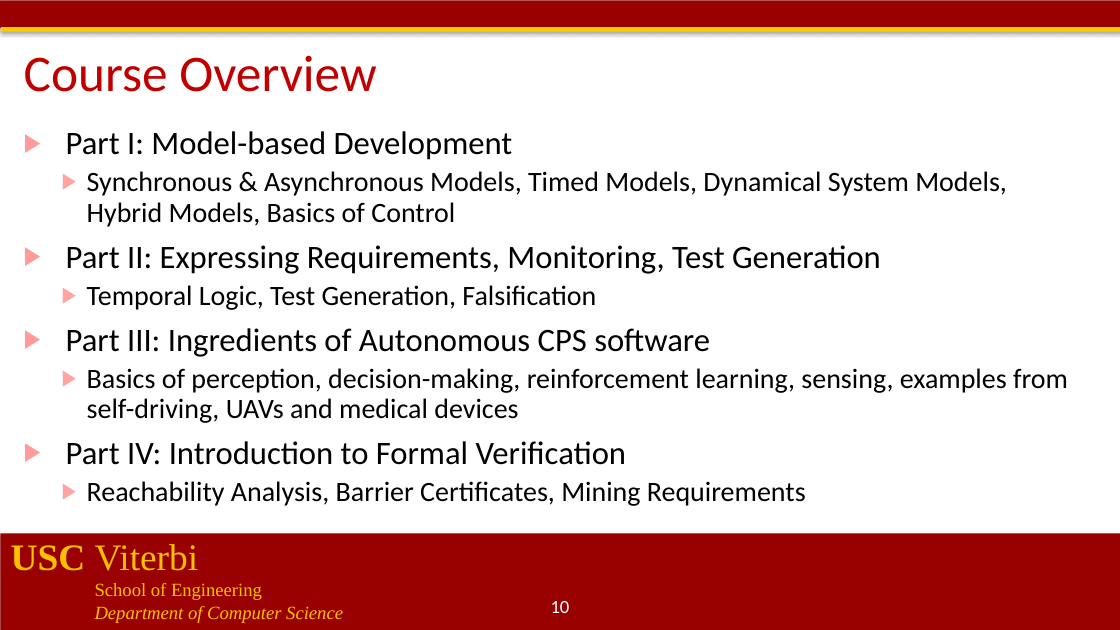
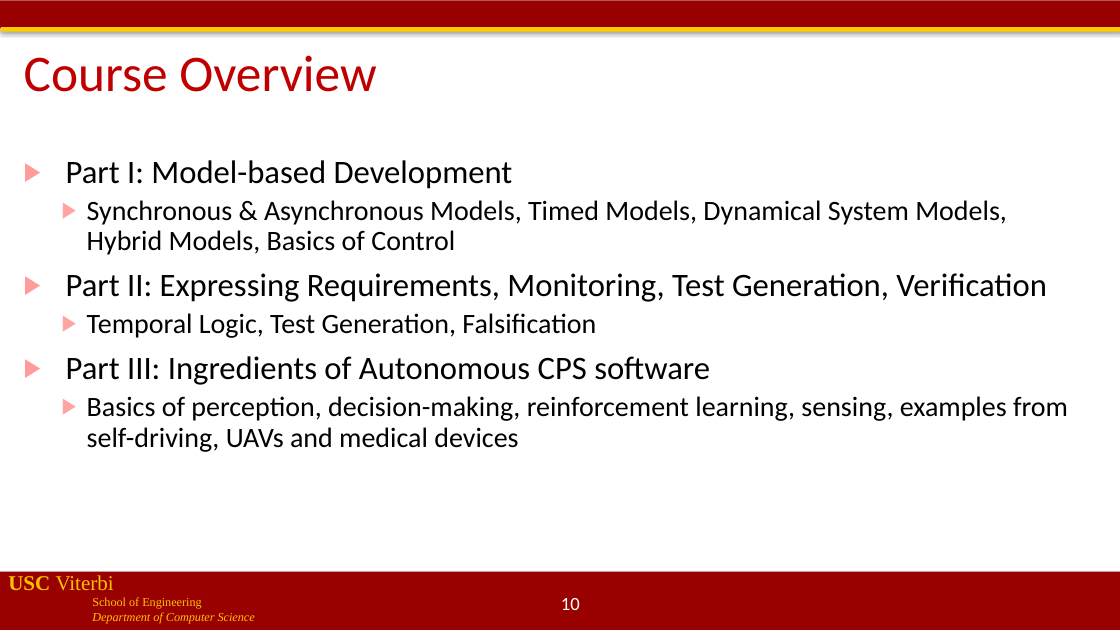
Before and after one commit to jdeshmukh/jdeshmukh.github.io, a slide deck: slide 10 of teaching/cs513-autocps-fall-2020/course-intro.pptx. Drawn at 1120x630 pixels with LibreOffice and Linux fonts; fonts in the diff are those of the drawing; background and template pictures are left out. Boxes give left, top, right and bottom in pixels: in the first picture for what was removed or moved away, otherwise in the second. Text is boxed around its words. In the diff, an @@ line names an element or a change of style, - is before the commit and + after.

```diff
--- a/teaching/cs513-autocps-fall-2020/course-intro.pptx
+++ b/teaching/cs513-autocps-fall-2020/course-intro.pptx
@@ text "Part I: Model-based Development": place and size @@
-text "Part I: Model-based Development" at (66,131,1068,506)
+text "Part I: Model-based Development" at (66,160,1068,452)
@@ text at (66,273,1047,302): text changed @@
-▶ Part II: Expressing Requirements, Monitoring, Test Generation
+▶ Part II: Expressing Requirements, Monitoring, Test Generation, Verification
@@ text at (66,441,806,506): paragraphs removed @@
-▶ Part IV: Introduction to Formal Verification
-  ▶ Reachability Analysis, Barrier Certificates, Mining Requirements
@@ text "USC Viterbi": place and size @@
-text "USC Viterbi" at (11,544,343,623)
+text "USC Viterbi" at (8,575,255,624)
@@ text "USC Viterbi" at (8,575,255,624): size 32 to 18 pt in "USC Viterbi"; size 16 to 10.5 pt in "School of Engineering", "Department of Computer Science" @@
@@ rectangle: place and size @@
-rectangle at (0,534,1120,630)
+rectangle at (0,572,1120,630)
@@ page number: place and size @@
-page number at (551,601,570,613)
+page number at (561,598,580,610)
```
Also in this commit, not shown: 18 other slides changed.
